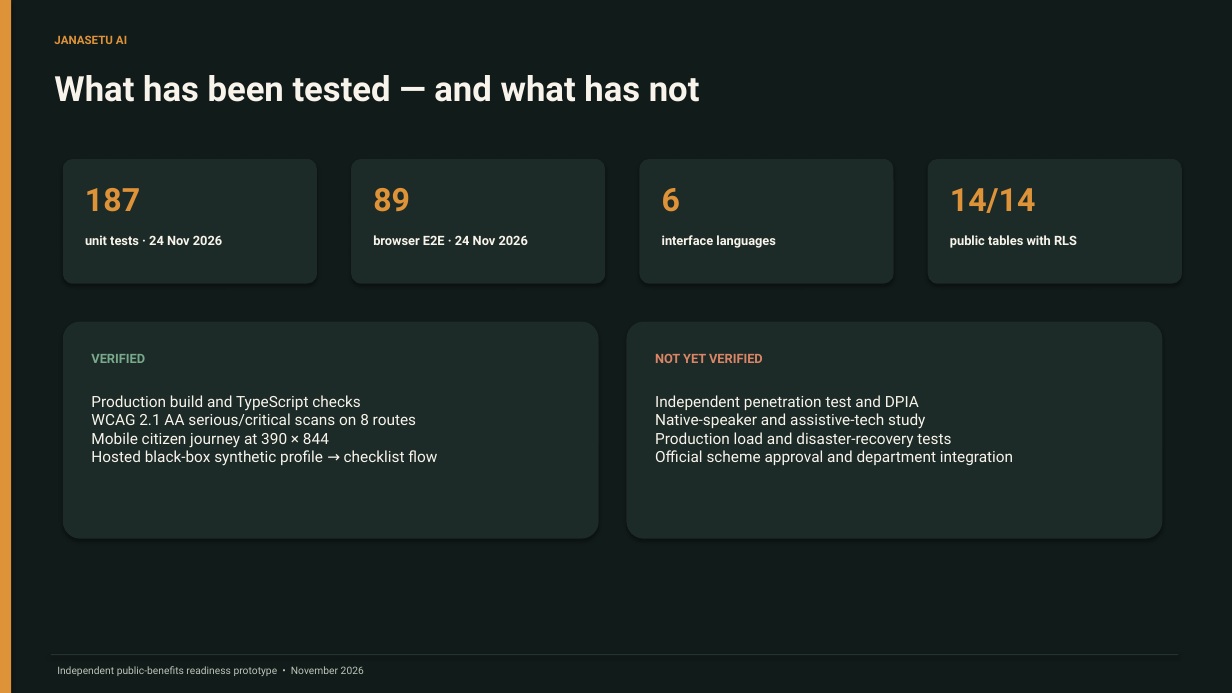
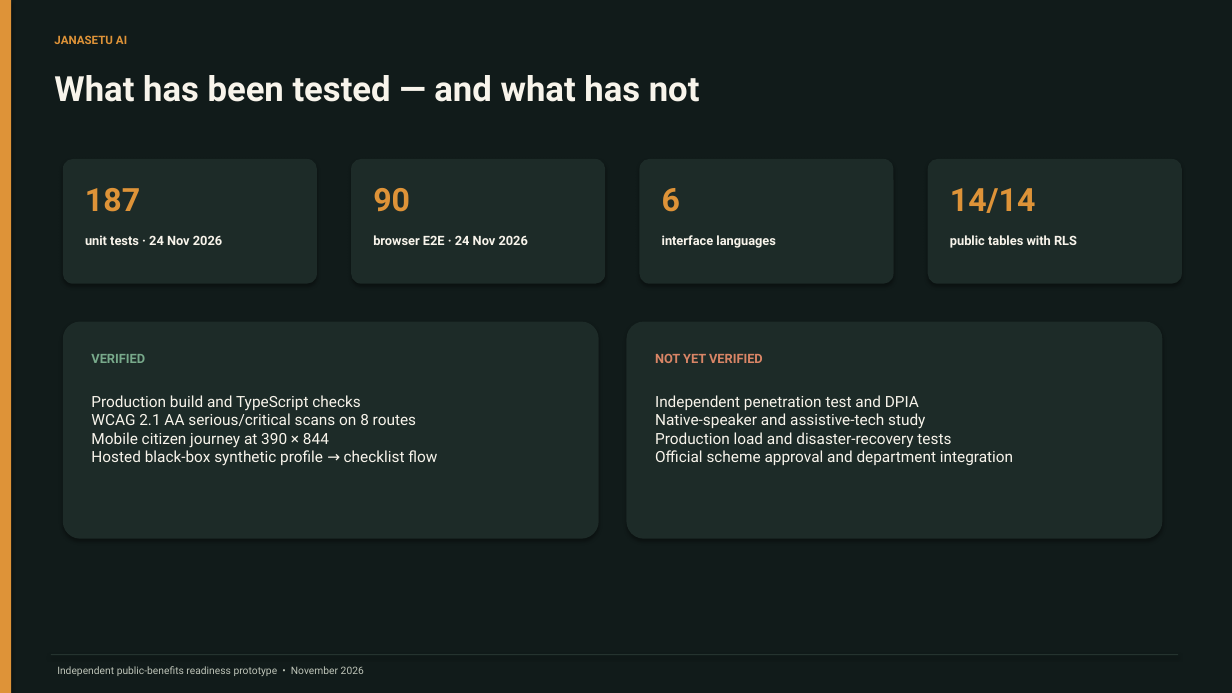
Before and after one commit to PSP-YN/JanaSetu-AI, a slide deck: slide 7 of submission/JanaSetu_AI_Submission_Deck.pptx. Drawn at 1232x693 pixels with LibreOffice and Linux fonts; fonts in the diff are those of the drawing. Boxes give left, top, right and bottom in pixels: in the first picture for what was removed or moved away, otherwise in the second. Text is boxed around its words. In the diff, an @@ line names an element or a change of style, - is before the commit and + after.

Commit message:
Refresh deck for latest browser test coverage

```diff
--- a/submission/JanaSetu_AI_Submission_Deck.pptx
+++ b/submission/JanaSetu_AI_Submission_Deck.pptx
@@ text at (x1=373, y1=188, x2=410, y2=212): text changed @@
-89
+90
```
Also in this commit, not shown: 1 other file.
